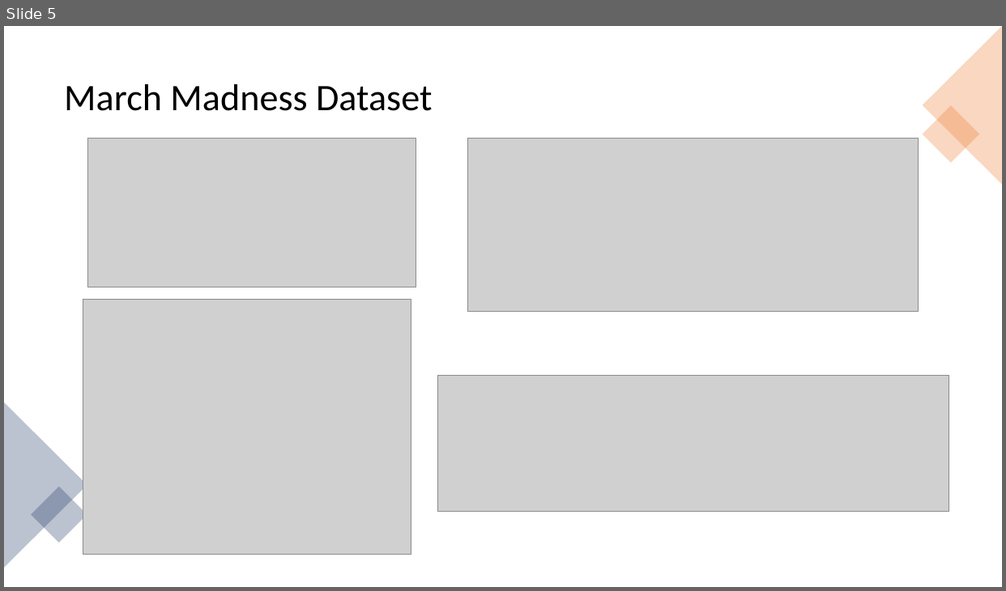
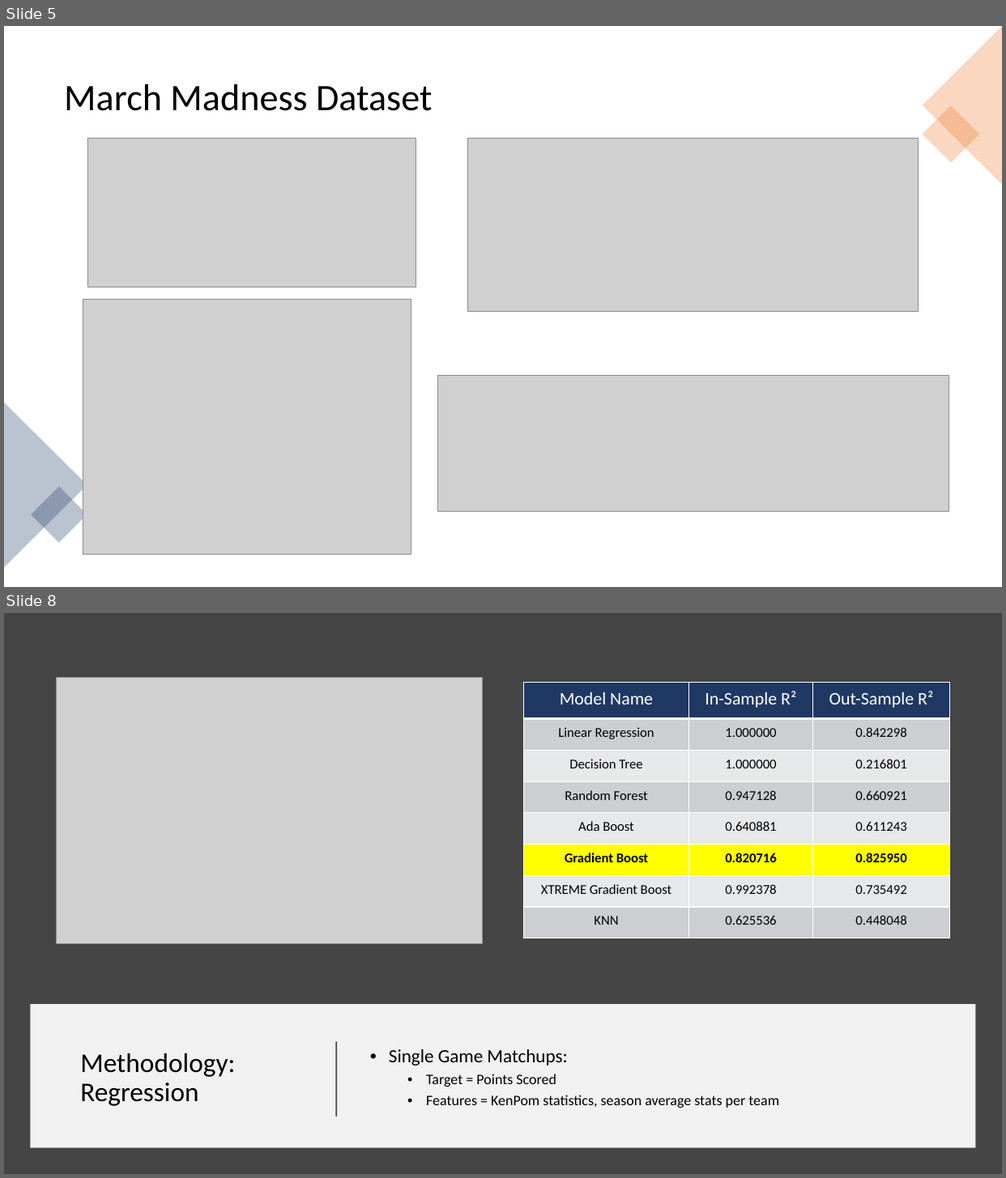
Before and after one commit to kriswasemiller/MM_NCAA_Capstone, a slide deck: Brett_branch/Madness_Power_Point.pptx. Shown one above the other, each under a label of ours: slide 5 before the commit, slides 5 and 8 after it; the slides between them are not shown. The pictures are 1006x591 and 1006x1178 pixels, drawn with LibreOffice and Linux fonts; fonts in the diff are those of the drawing; grey boxes stand for pictures. Boxes give left, top, right and bottom in pixels: in the first picture for what was removed or moved away, otherwise in the second. Text is boxed around its words. In the diff, an @@ line names an element or a change of style, - is before the commit and + after.

```diff
--- a/Brett_branch/Madness_Power_Point.pptx
+++ b/Brett_branch/Madness_Power_Point.pptx
@@ slide 8 added at [4,613,1002,1174], background #454545 @@
@@ picture added at [56,677,483,944] @@
@@ table added at [523,682,950,938], 8 rows, 3 columns @@
+Model Name | In-Sample R² | Out-Sample R²
+Linear Regression | 1.000000 | 0.842298
+Decision Tree | 1.000000 | 0.216801
+Random Forest | 0.947128 | 0.660921
+Ada Boost | 0.640881 | 0.611243
+Gradient Boost | 0.820716 | 0.825950
+XTREME Gradient Boost | 0.992378 | 0.735492
+KNN | 0.625536 | 0.448048
@@ rectangle added at [30,1004,976,1148], fill #FFFFFF at 93% opacity @@
@@ line added from (336, 1117) to (336, 1042), #000000 1.5 pt @@
@@ text added at [389,1050,779,1108], 14 pt, text #000000 @@
+• Single Game Matchups:
+  • Target = Points Scored
+  • Features = KenPom statistics, season average stats per team
@@ title added at [80,1054,235,1106], 26 pt, text #000000 @@
+Methodology: Regression
```
Also in this commit, not shown: 4 slides changed, 6 other slides added, 3 slides removed.
